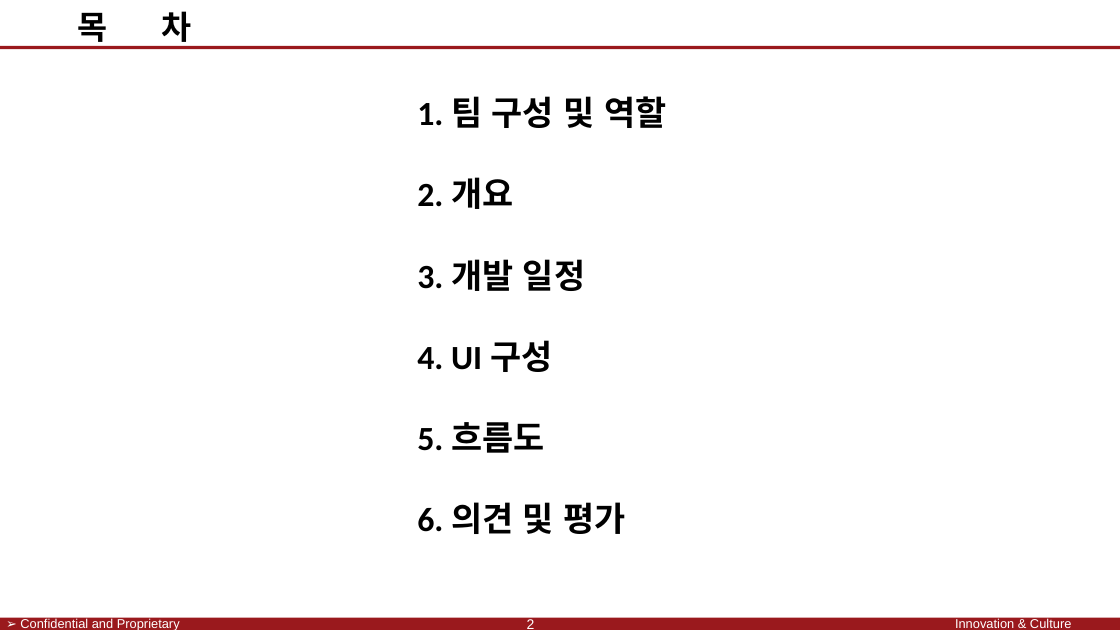
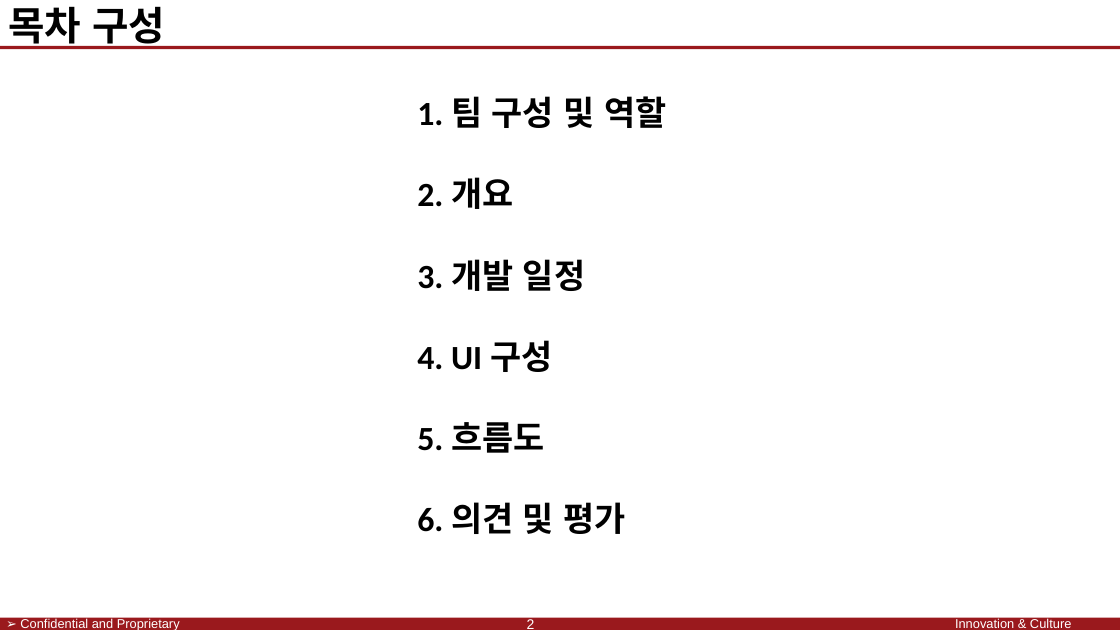
Before and after one commit to SaintSeong/JusungProject, a slide deck: slide 2 of A조 발표.pptx. Drawn at 1120x630 pixels with LibreOffice and Linux fonts; fonts in the diff are those of the drawing; background and template pictures are left out. Boxes give left, top, right and bottom in pixels: in the first picture for what was removed or moved away, otherwise in the second. Text is boxed around its words. In the diff, an @@ line names an element or a change of style, - is before the commit and + after.

```diff
--- a/A조 발표.pptx
+++ b/A조 발표.pptx
@@ text at bbox=[8, 6, 165, 49]: text changed; size 28 to 34 pt @@
-목 차
+목차 구성
```
Also in this commit, not shown: 9 other slides changed.
